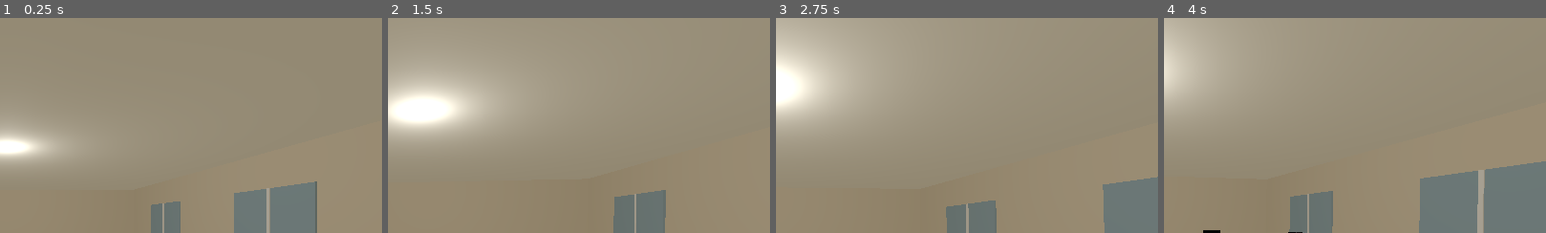
Above: before the commit, frames 1-4 (left to right).
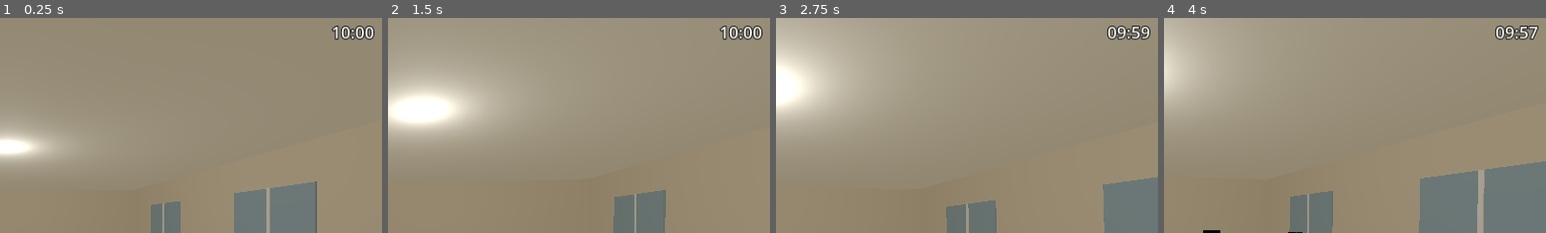
Above: after the commit, the same moments.

Repository: 1249137-star/Spot_the_cheater
Game: Godot game, scene res://scenes/game/game.tscn
Same seed, same stepped clock (60 frames per second), same inputs: the game is played once before the commit and once after it.
Inputs (mouse positions are % of the whole screen's width and height, from its top left):
- Up to frame 1 (0.25 s): no input
- Up to frame 2 (1.5 s): tap Enter at 0.5 s; move the mouse to (55, 50) at 0.52 s; hold E (interact) 0.53-1.28 s; hold W (move_forward) from 0.53 s (still down); move the mouse to (45, 50) at 1.27 s; tap E (interact) at 1.35 s
- Up to frame 3 (2.75 s): keep holding W (move_forward); move the mouse to (52, 48) at 2.02 s; hold E (interact) from 2.03 s (still down)
- Up to frame 4 (4 s): keep holding W (move_forward); tap Space at 2.75 s; move the mouse to (49, 52) at 2.77 s; release E (interact) at 2.78 s; tap E (interact) at 2.85 s; tap Enter at 3.5 s; move the mouse to (57, 51) at 3.52 s; hold E (interact) from 3.53 s (still down)
The pictures show only the part of the screen within x 49-99%, y 2-52%; the shares and areas given below are measured in that part.

The runs differ from the first frame. In frame 1, 0.6% of the frame differs, in the area x 86-98%, y 3-11%; in frame 2, 0.6%; in frame 3, 0.6%; in frame 4, 0.6%.

Commit message:
feat: добавлен таймер на главный экран

Diff:
--- a/scenes/game/game.tscn
+++ b/scenes/game/game.tscn
@@ -1,8 +1,9 @@
-[gd_scene load_steps=4 format=3 uid="uid://b7ohn4yixqnl0"]
+[gd_scene load_steps=5 format=3 uid="uid://b7ohn4yixqnl0"]
 
 [ext_resource type="PackedScene" uid="uid://bgqqeqq4pjgex" path="res://scenes/classroom_blockout.tscn" id="1_classroom"]
 [ext_resource type="PackedScene" path="res://scenes/player/player.tscn" id="2_player"]
 [ext_resource type="Script" path="res://scripts/core/game_session.gd" id="3_game_session"]
+[ext_resource type="Script" path="res://scripts/ui/timer_label.gd" id="4_timer_label"]
 
 [node name="Game" type="Node3D"]
 
@@ -13,3 +14,22 @@
 
 [node name="Player" parent="." instance=ExtResource("2_player")]
 transform = Transform3D(1, 0, 0, 0, 1, 0, 0, 0, 1, 0, 0.05, 5)
+
+[node name="HUD" type="CanvasLayer" parent="."]
+
+[node name="TimerLabel" type="Label" parent="HUD"]
+anchors_preset = 1
+anchor_left = 1.0
+anchor_right = 1.0
+offset_left = -220.0
+offset_top = 16.0
+offset_right = -24.0
+offset_bottom = 64.0
+grow_horizontal = 0
+theme_override_colors/font_color = Color(1, 1, 1, 1)
+theme_override_colors/font_outline_color = Color(0, 0, 0, 1)
+theme_override_constants/outline_size = 6
+theme_override_font_sizes/font_size = 28
+text = "10:00"
+horizontal_alignment = 2
+script = ExtResource("4_timer_label")
--- /dev/null
+++ b/scripts/ui/timer_label.gd
@@ -0,0 +1,23 @@
+extends Label
+
+## Временный HUD-таймер: обновляется раз в секунду от GameSession.
+
+@onready var session: GameSession = get_node_or_null("../../GameSession") as GameSession
+
+
+func _ready() -> void:
+	if session == null:
+		text = "--:--"
+		return
+	session.time_changed.connect(_on_time_changed)
+	var initial := session.time_left
+	if initial <= 0.0 and not session.running:
+		initial = session.duration_seconds
+	_on_time_changed(initial)
+
+
+func _on_time_changed(seconds_left: float) -> void:
+	var total := int(ceil(maxf(seconds_left, 0.0)))
+	var minutes := int(total / 60.0)
+	var seconds := total % 60
+	text = "%02d:%02d" % [minutes, seconds]
